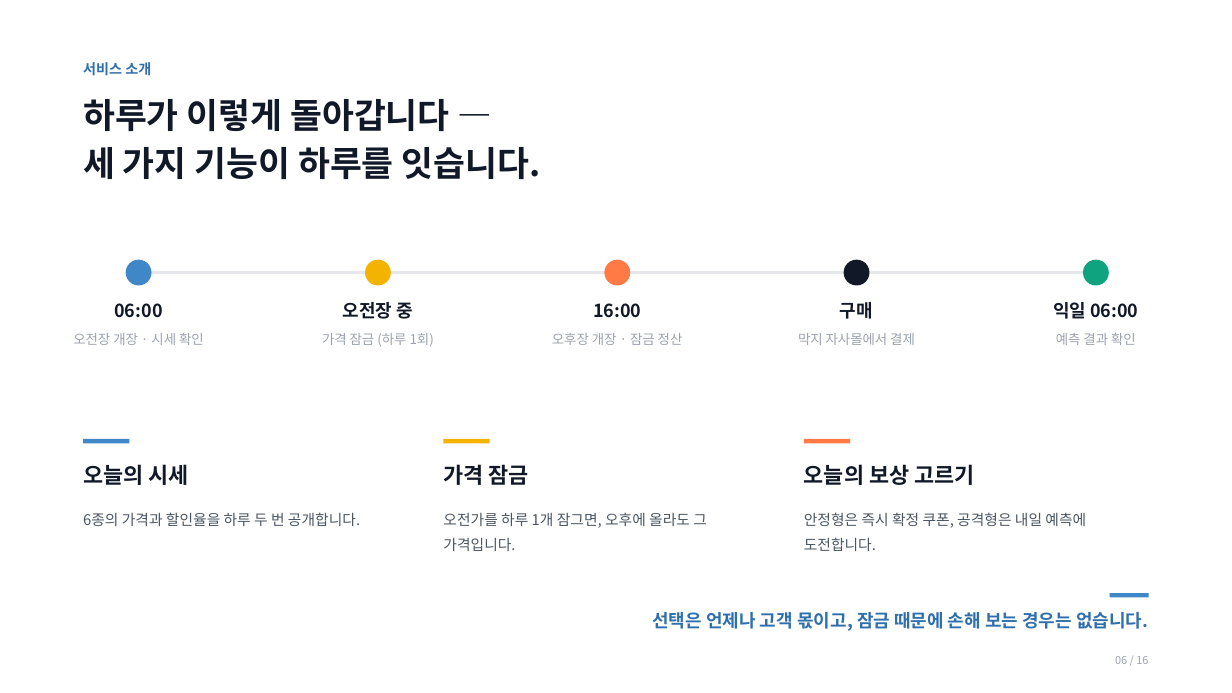
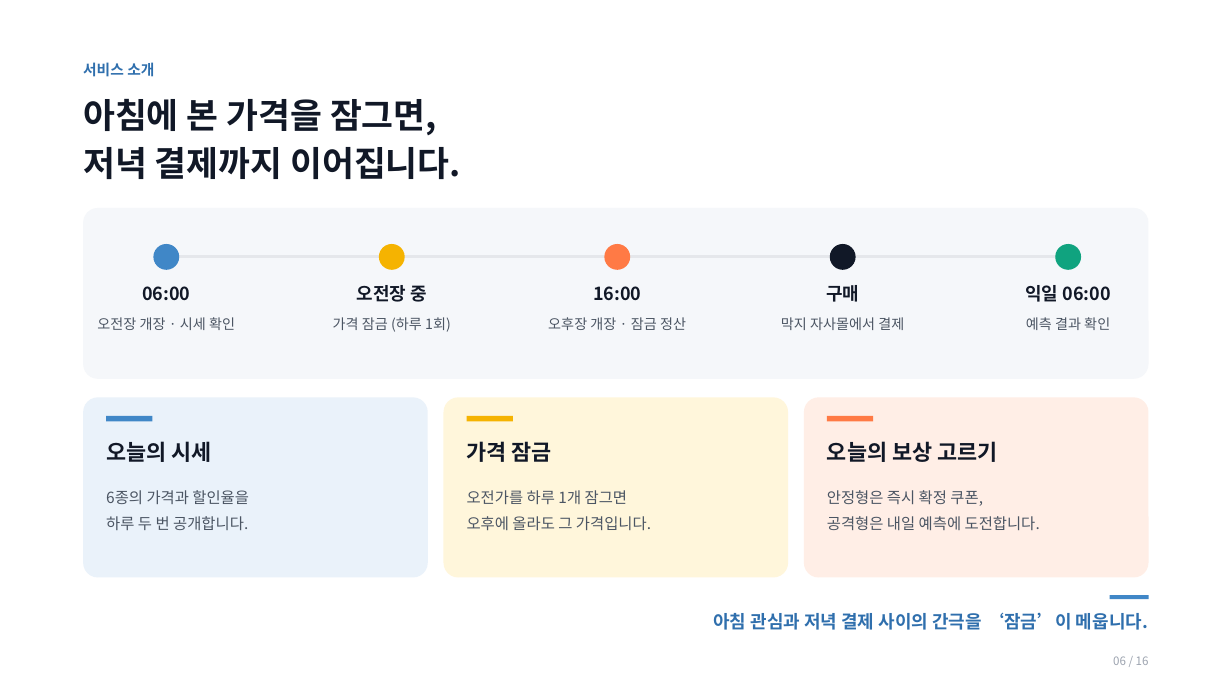
Before and after one commit to jennie-brain/makji-personal, a slide deck: slide 6 of docs/04_presentations/막지스톡_기업대표_서비스기획_발표v5.0.pptx. Drawn at 1232x693 pixels with LibreOffice and Linux fonts; fonts in the diff are those of the drawing. Boxes give left, top, right and bottom in pixels: in the first picture for what was removed or moved away, otherwise in the second. Text is boxed around its words. In the diff, an @@ line names an element or a change of style, - is before the commit and + after.

```diff
--- a/docs/04_presentations/막지스톡_기업대표_서비스기획_발표v5.0.pptx
+++ b/docs/04_presentations/막지스톡_기업대표_서비스기획_발표v5.0.pptx
@@ text "서비스 소개" at (x1=83, y1=62, x2=154, y2=77): size 11 to 11.5 pt @@
@@ text at (x1=83, y1=99, x2=461, y2=179): text changed @@
-하루가 이렇게 돌아갑니다 —
-세 가지 기능이 하루를 잇습니다.
+아침에 본 가격을 잠그면,
+저녁 결제까지 이어집니다.
@@ rounded rectangle added at (x1=83, y1=208, x2=1149, y2=379), fill #F5F7FA @@
@@ ellipse moved from (x1=126, y1=260, x2=152, y2=286) to (x1=153, y1=244, x2=179, y2=270) @@
@@ line moved from (139, 273) - (1095, 273) to (166, 257) - (1067, 257) @@
@@ ellipse moved from (x1=365, y1=260, x2=391, y2=286) to (x1=379, y1=244, x2=405, y2=270) @@
@@ ellipse moved from (x1=604, y1=260, x2=630, y2=286) to (x1=604, y1=244, x2=630, y2=270) @@
@@ ellipse moved from (x1=844, y1=260, x2=870, y2=286) to (x1=830, y1=244, x2=856, y2=270) @@
@@ ellipse moved from (x1=1083, y1=260, x2=1109, y2=286) to (x1=1055, y1=244, x2=1081, y2=270) @@
@@ text "06:00" moved from (x1=114, y1=303, x2=162, y2=318) to (x1=142, y1=286, x2=190, y2=301) @@
@@ text "오전장 중" moved from (x1=343, y1=302, x2=413, y2=319) to (x1=357, y1=285, x2=427, y2=302) @@
@@ text "16:00" moved from (x1=593, y1=303, x2=641, y2=318) to (x1=593, y1=286, x2=641, y2=301) @@
@@ text "구매" moved from (x1=840, y1=302, x2=873, y2=319) to (x1=826, y1=285, x2=859, y2=302) @@
@@ text "익일 06:00" moved from (x1=1053, y1=302, x2=1138, y2=319) to (x1=1025, y1=285, x2=1111, y2=302) @@
@@ text "오전장 개장 · 시세 확인" moved from (x1=73, y1=333, x2=204, y2=345) to (x1=97, y1=317, x2=235, y2=330) @@
@@ text "가격 잠금 (하루 1회)" moved from (x1=322, y1=333, x2=434, y2=346) to (x1=333, y1=317, x2=451, y2=332) @@
@@ text "오후장 개장 · 잠금 정산" moved from (x1=552, y1=333, x2=683, y2=345) to (x1=548, y1=317, x2=686, y2=330) @@
@@ text "막지 자사몰에서 결제" moved from (x1=798, y1=333, x2=915, y2=345) to (x1=781, y1=317, x2=904, y2=330) @@
@@ size 10.5 to 11 pt, text colour #9CA3AF to #4B5563 in 5 elements at (x1=548, y1=317, x2=686, y2=330), (x1=333, y1=317, x2=451, y2=332), (x1=781, y1=317, x2=904, y2=330), (x1=97, y1=317, x2=235, y2=330), (x1=1026, y1=317, x2=1110, y2=330) @@
@@ text "예측 결과 확인" moved from (x1=1056, y1=333, x2=1136, y2=345) to (x1=1026, y1=317, x2=1110, y2=330) @@
@@ rounded rectangle added at (x1=83, y1=397, x2=428, y2=578), fill #EAF2FA @@
@@ rounded rectangle added at (x1=444, y1=397, x2=788, y2=578), fill #FFF6DB @@
@@ rounded rectangle added at (x1=804, y1=397, x2=1149, y2=578), fill #FFEEE6 @@
@@ 3 rectangles moved together from (x1=83, y1=439, x2=850, y2=444) to (x1=106, y1=416, x2=873, y2=421) @@
@@ text "오늘의 시세" moved from (x1=83, y1=464, x2=188, y2=485) to (x1=106, y1=441, x2=211, y2=462) @@
@@ text "가격 잠금" moved from (x1=443, y1=464, x2=529, y2=485) to (x1=467, y1=441, x2=552, y2=462) @@
@@ text "오늘의 보상 고르기" moved from (x1=804, y1=464, x2=974, y2=485) to (x1=827, y1=441, x2=997, y2=462) @@
@@ text at (x1=106, y1=490, x2=249, y2=530): text changed; size 11.5 to 12 pt @@
-6종의 가격과 할인율을 하루 두 번 공개합니다.
+6종의 가격과 할인율을
+하루 두 번 공개합니다.
@@ text at (x1=467, y1=490, x2=651, y2=530): text changed; size 11.5 to 12 pt @@
-오전가를 하루 1개 잠그면, 오후에 올라도 그 가격입니다.
+오전가를 하루 1개 잠그면
+오후에 올라도 그 가격입니다.
@@ text at (x1=827, y1=490, x2=1040, y2=530): text changed; size 11.5 to 12 pt @@
-안정형은 즉시 확정 쿠폰, 공격형은 내일 예측에 도전합니다.
+안정형은 즉시 확정 쿠폰,
+공격형은 내일 예측에 도전합니다.
@@ text at (x1=713, y1=613, x2=1149, y2=630): text changed @@
-선택은 언제나 고객 몫이고, 잠금 때문에 손해 보는 경우는 없습니다.
+아침 관심과 저녁 결제 사이의 간극을 ‘잠금’이 메웁니다.
@@ text "06 / 16" at (x1=1113, y1=656, x2=1149, y2=665): size 8.5 to 9 pt @@
```
Also in this commit, not shown: 13 other slides changed, 2 other files.
